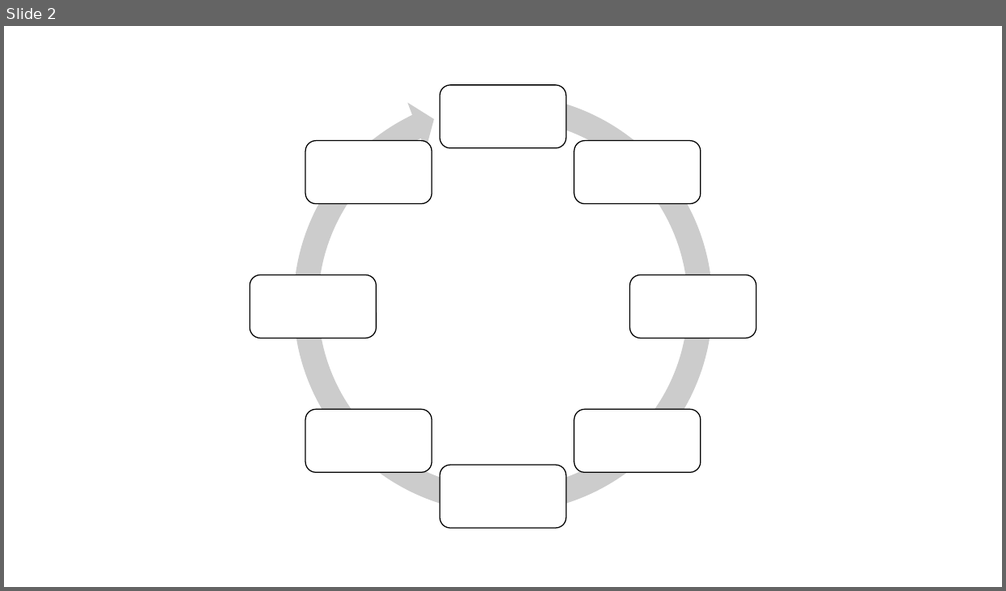
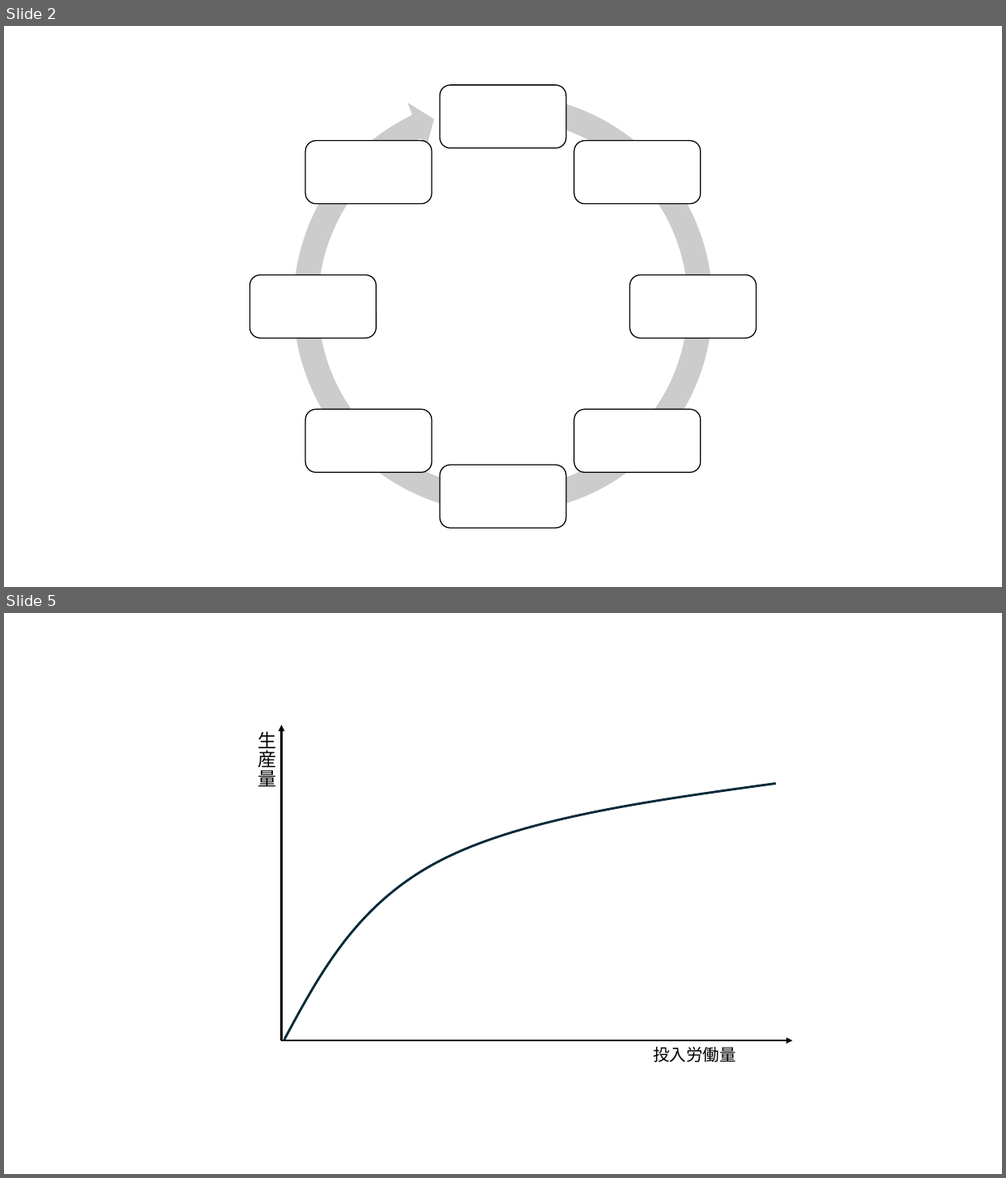
Before and after one commit to junpei-suzuki/IPE1-2026-Gakushuin, a slide deck: figs/DIYfigures_ipe1.pptx. Shown one above the other, each under a label of ours: slide 2 before the commit, slides 2 and 5 after it; the slides between them are not shown. The pictures are 1006x591 and 1006x1178 pixels, drawn with LibreOffice and Linux fonts; fonts in the diff are those of the drawing. Boxes give left, top, right and bottom in pixels: in the first picture for what was removed or moved away, otherwise in the second. Text is boxed around its words. In the diff, an @@ line names an element or a change of style, - is before the commit and + after.

```diff
--- a/figs/DIYfigures_ipe1.pptx
+++ b/figs/DIYfigures_ipe1.pptx
@@ slide 5 added at (4,613,1002,1174), background #FFFFFF @@
@@ group added at (258,726,792,1063): 2 arrows, 2 texts, 1 freeform shape @@
+投入労働量
+生産量
```
Also in this commit, not shown: 2 other slides added, 23 other files.
